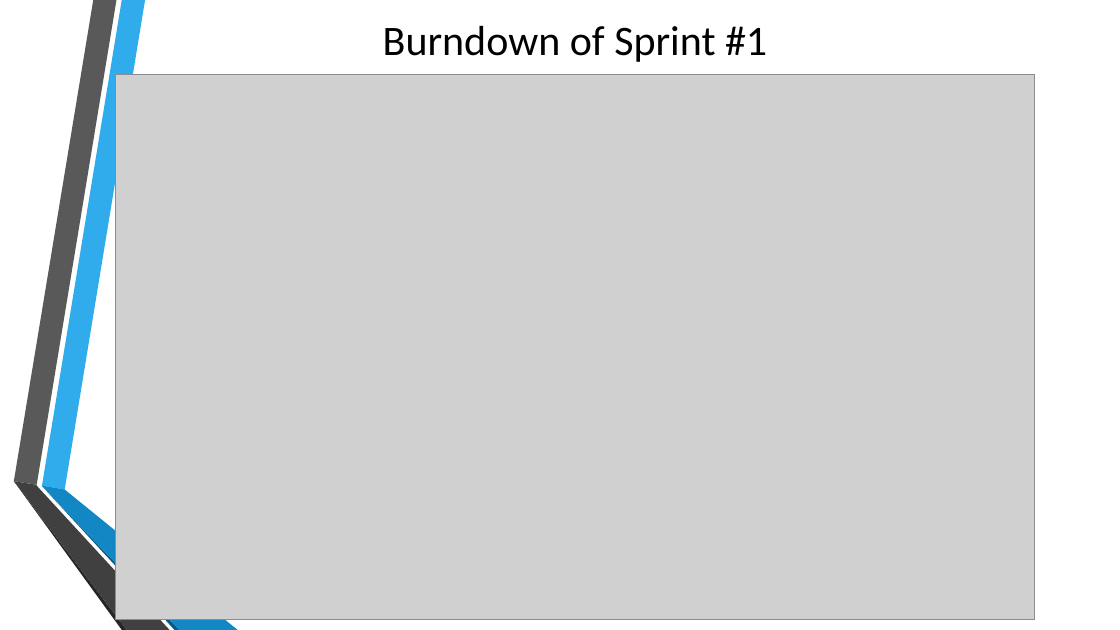
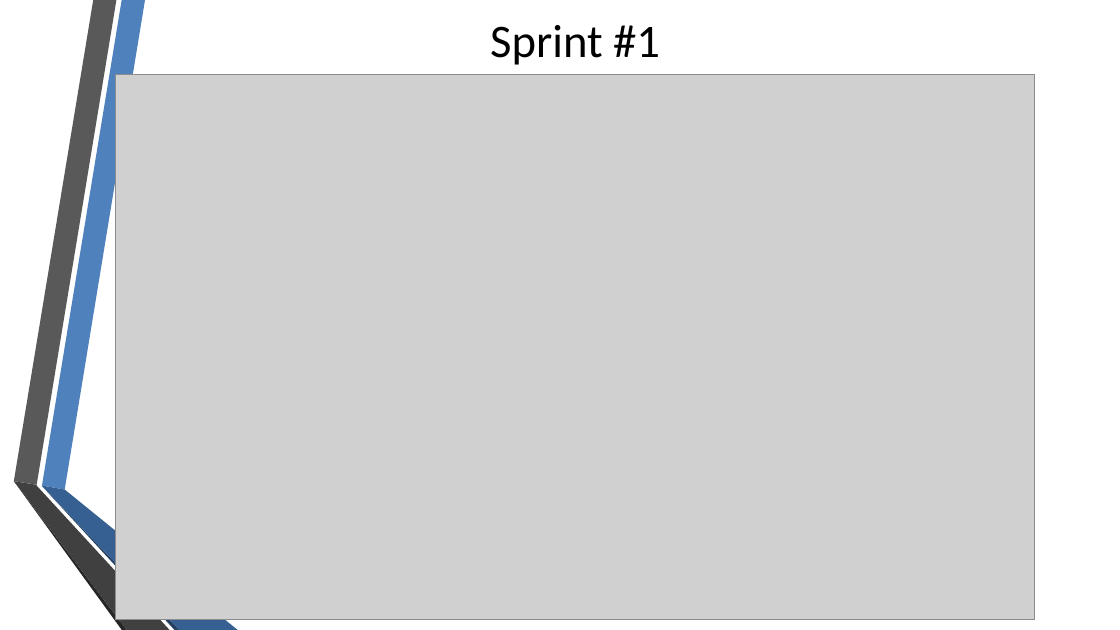
Before and after one commit to quintonweenink/ValknutSolutions, a slide deck: slide 4 of Documentation/Demo/Demo_02.pptx. Drawn at 1120x630 pixels with LibreOffice and Linux fonts; fonts in the diff are those of the drawing; grey boxes stand for pictures; background and template pictures are left out. Boxes give left, top, right and bottom in pixels: in the first picture for what was removed or moved away, otherwise in the second. Text is boxed around its words. In the diff, an @@ line names an element or a change of style, - is before the commit and + after.

Commit message:
Updated demo slides with images and bullet points (Burndown, Issues, Features)

```diff
--- a/Documentation/Demo/Demo_02.pptx
+++ b/Documentation/Demo/Demo_02.pptx
@@ freeform shape at bbox=[42, 0, 145, 490]: fill #30ACEC to #4F81BD @@
@@ text at bbox=[490, 25, 660, 65]: text changed; size 36 to 40 pt @@
-Burndown of Sprint #1
+Sprint #1
@@ freeform shape at bbox=[42, 486, 238, 630]: fill #1287C3 to #376092; outline redrawn @@
@@ freeform shape at bbox=[42, 486, 179, 630]: fill #0C5A82 to #254061; outline redrawn @@
```
Also in this commit, not shown: 4 other slides changed, 2 slides added, 3 slides removed.
